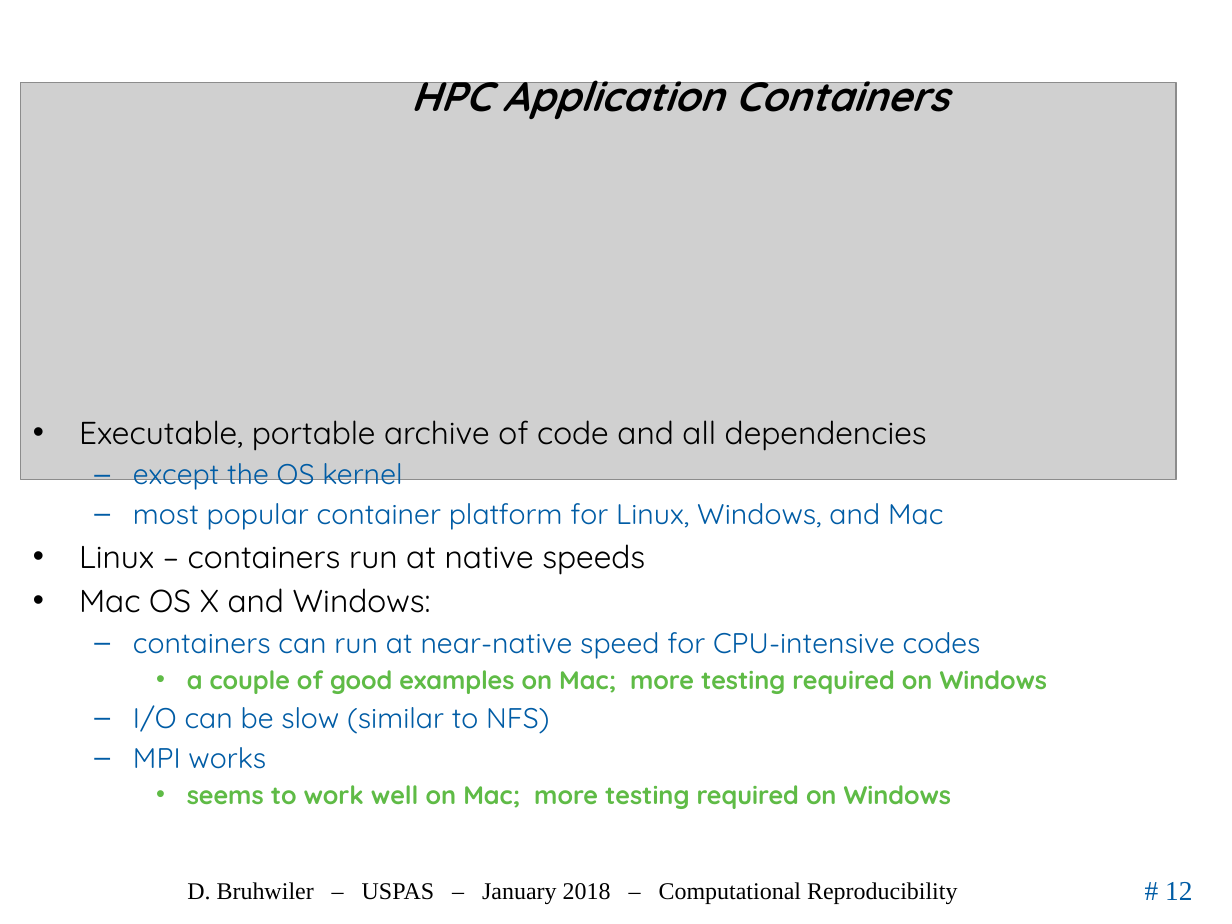
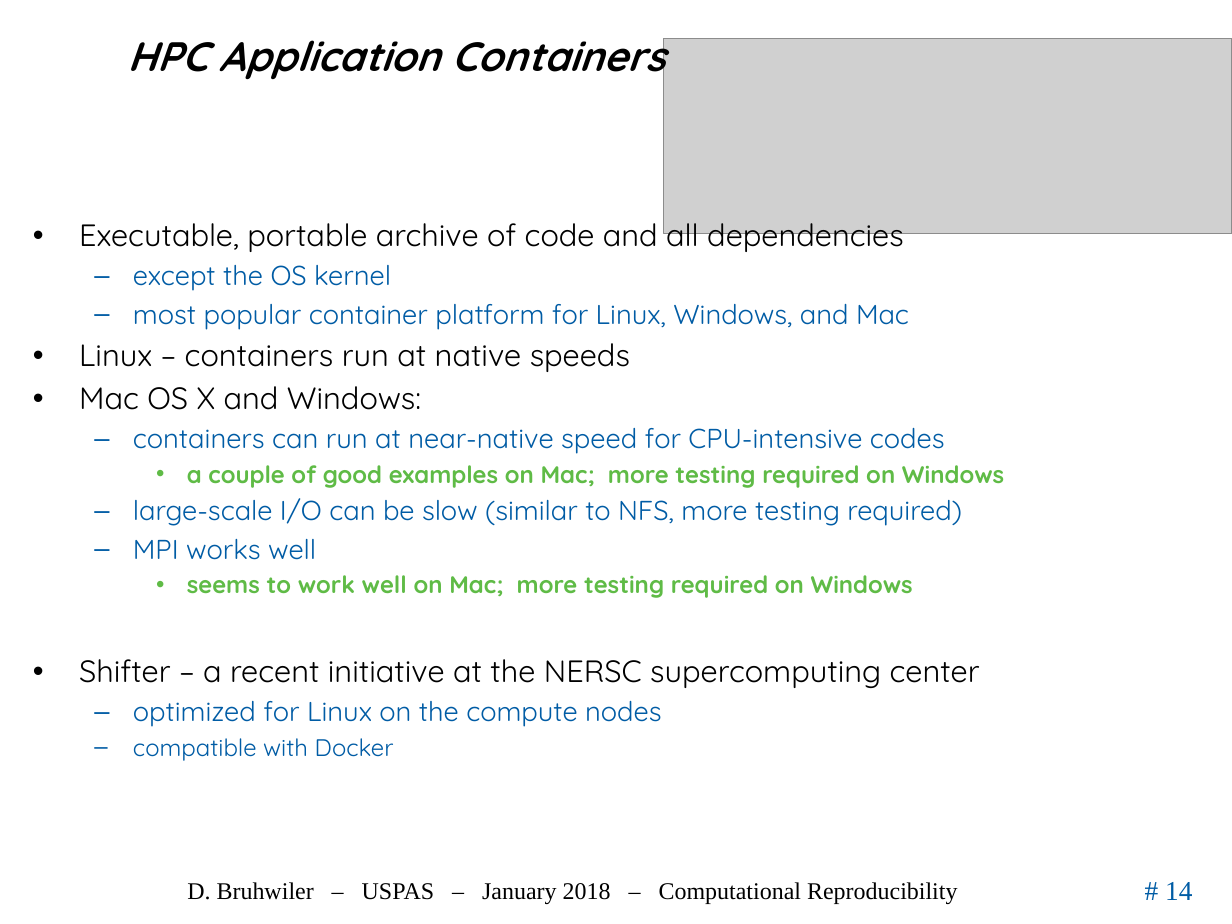
Before and after one commit to uspas/simbeamplasma18, a slide deck: slide 14 of computational_reproducibility/lecture/2018_ComputationalReproducibility_Bruhwiler_USPAS.pptx (slide 12 before the commit). Drawn at 1232x924 pixels with LibreOffice and Linux fonts; fonts in the diff are those of the drawing; grey boxes stand for pictures; background and template pictures are left out. Boxes give left, top, right and bottom in pixels: in the first picture for what was removed or moved away, otherwise in the second. Text is boxed around its words. In the diff, an @@ line names an element or a change of style, - is before the commit and + after.

Commit message:
latest version

```diff
--- a/computational_reproducibility/lecture/2018_ComputationalReproducibility_Bruhwiler_USPAS.pptx
+++ b/computational_reproducibility/lecture/2018_ComputationalReproducibility_Bruhwiler_USPAS.pptx
@@ title "HPC Application Containers": place and size @@
-title "HPC Application Containers" at [411,66,948,119]
+title "HPC Application Containers" at [127,38,664,83]
@@ title "HPC Application Containers" at [127,38,664,83]: alignment centre to left @@
@@ picture: place and size @@
-picture at [21,83,1177,479]
+picture at [664,38,1232,234]
@@ text "Executable, portable archive of code ...": place and size @@
-text "Executable, portable archive of code ..." at [79,420,1048,809]
+text "Executable, portable archive of code ..." at [79,223,1004,761]
@@ text at [79,223,1004,598]: size 18.5 to 18 pt in "Executable, portable archive of code and all ...", "Linux – containers run at native speeds", "Mac OS X and Windows:"; size 16.6 to 16 pt in "except the OS kernel", "most popular container platform for Linux, Windows, ...", "containers can run at near-native speed for ..."; size 14.8 to 14 pt in "a couple of good examples on Mac; ...", "seems to work well on Mac; more ..." @@
@@ text at [133,498,962,560]: text changed; size 16.6 to 16 pt @@
-  – I/O can be slow (similar to NFS)
-  – MPI works
+  – large-scale I/O can be slow (similar to NFS, more testing required)
+  – MPI works well
@@ text at [79,659,980,761]: paragraphs added @@
+• Shifter – a recent initiative at the NERSC supercomputing center
+  – optimized for Linux on the compute nodes
+  – compatible with Docker
@@ page number at [1165,882,1192,900]: text changed @@
-# 12
+# 14
```
Also in this commit, not shown: 1 other slide changed, 4 slides added, 2 slides removed.
